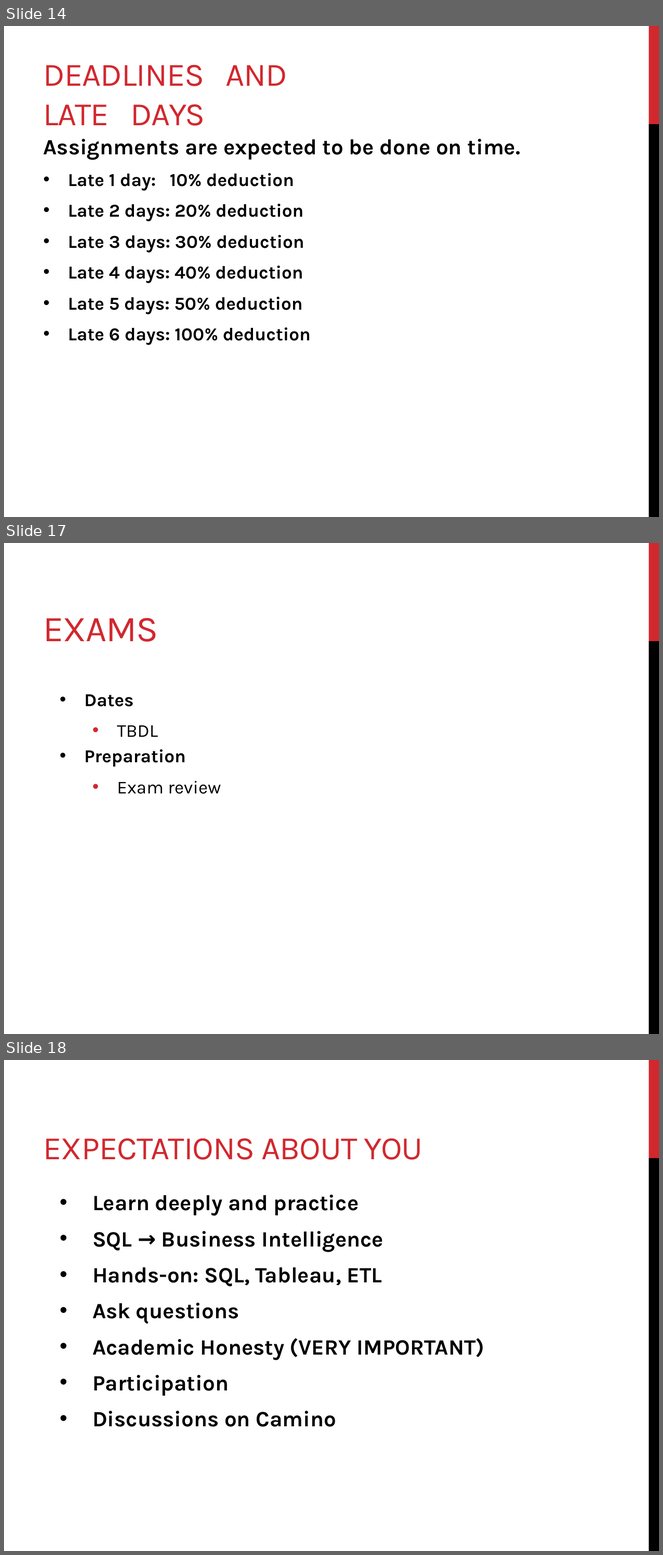
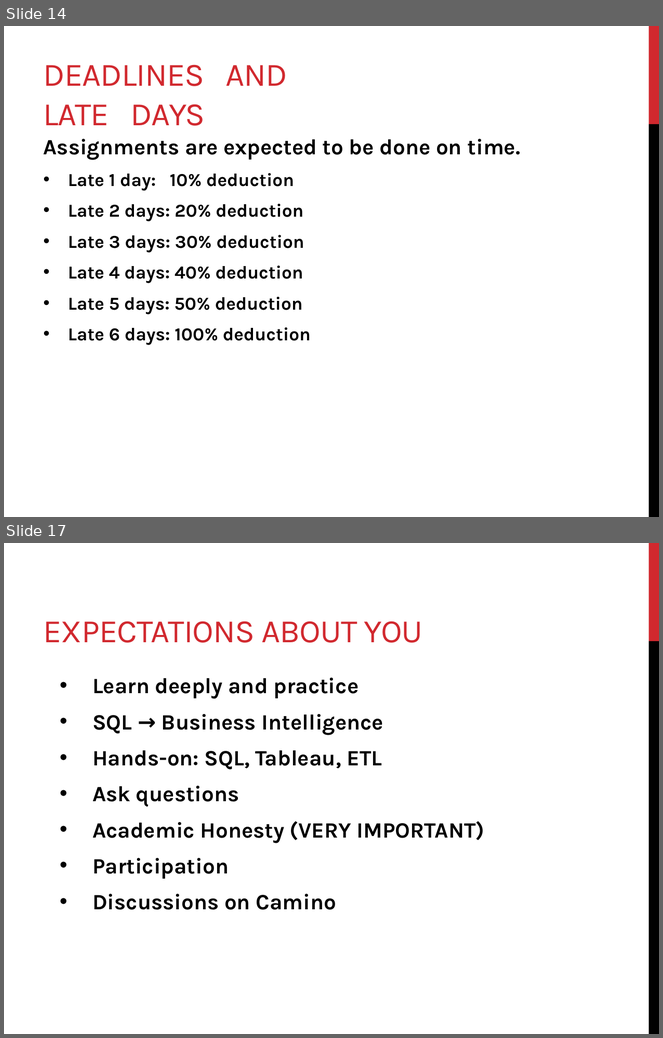
Before and after one commit to mahmoudparsian/data-warehousing, a slide deck: syllabus/week-01-intro-to-Data-Warehousing/2-course-outline-and-intro-to-DW/course_outline_and_DW_concepts/01_introduction_to_DW_course.pptx. Shown one above the other, each under a label of ours: slides 14, 17 and 18 before the commit, slides 14 and 17 after it; the slides between them are not shown. The pictures are 663x1555 and 663x1038 pixels, drawn with LibreOffice and Linux fonts; fonts in the diff are those of the drawing. Boxes give left, top, right and bottom in pixels: in the first picture for what was removed or moved away, otherwise in the second. Text is boxed around its words. In the diff, an @@ line names an element or a change of style, - is before the commit and + after.

```diff
--- a/syllabus/week-01-intro-to-Data-Warehousing/2-course-outline-and-intro-to-DW/course_outline_and_DW_concepts/01_introduction_to_DW_course.pptx
+++ b/syllabus/week-01-intro-to-Data-Warehousing/2-course-outline-and-intro-to-DW/course_outline_and_DW_concepts/01_introduction_to_DW_course.pptx
@@ slide 17 removed at (x1=4, y1=543, x2=659, y2=1034), background #FFFFFF; not listed: 2 template elements that a slide beside it also shows @@
@@ title removed at (x1=44, y1=618, x2=159, y2=642) @@
-EXAMS
@@ text removed at (x1=84, y1=694, x2=221, y2=794) @@
-• Dates
-  • TBDL
-• Preparation
-  • Exam review
@@ what was slide 18 is now slide 17 @@
```
Also in this commit, not shown: 5 slides changed.
